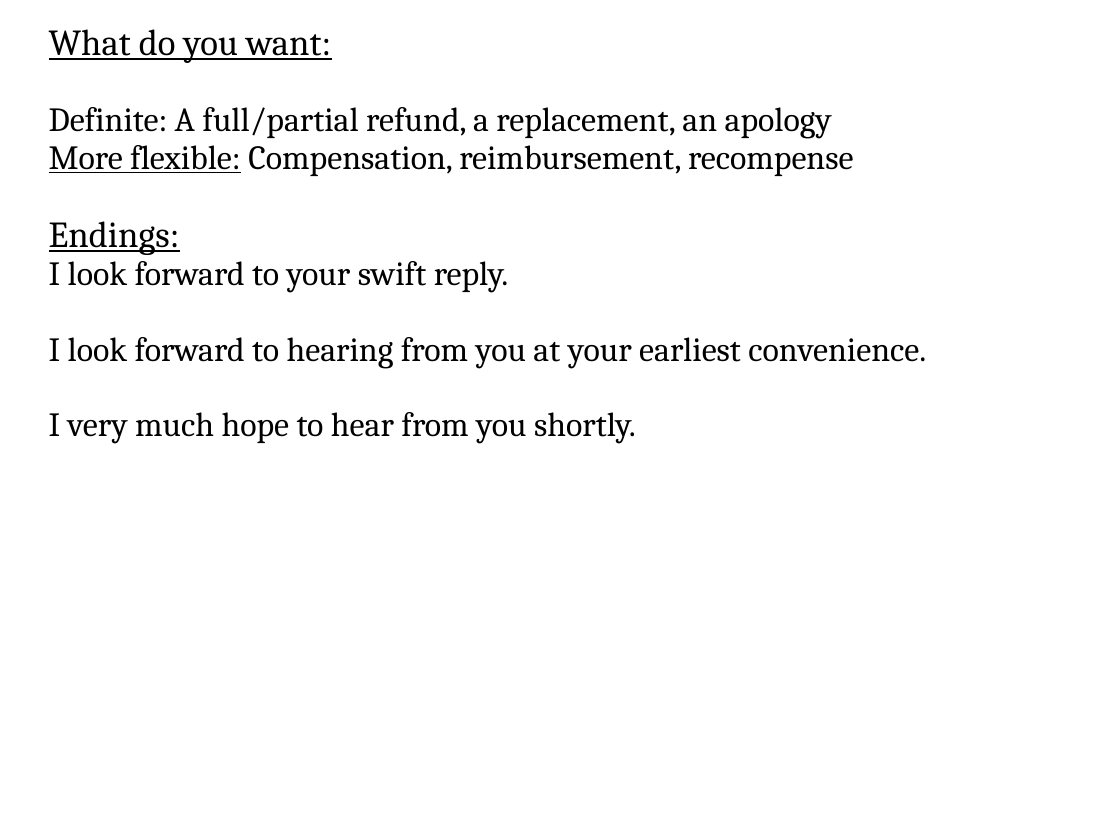
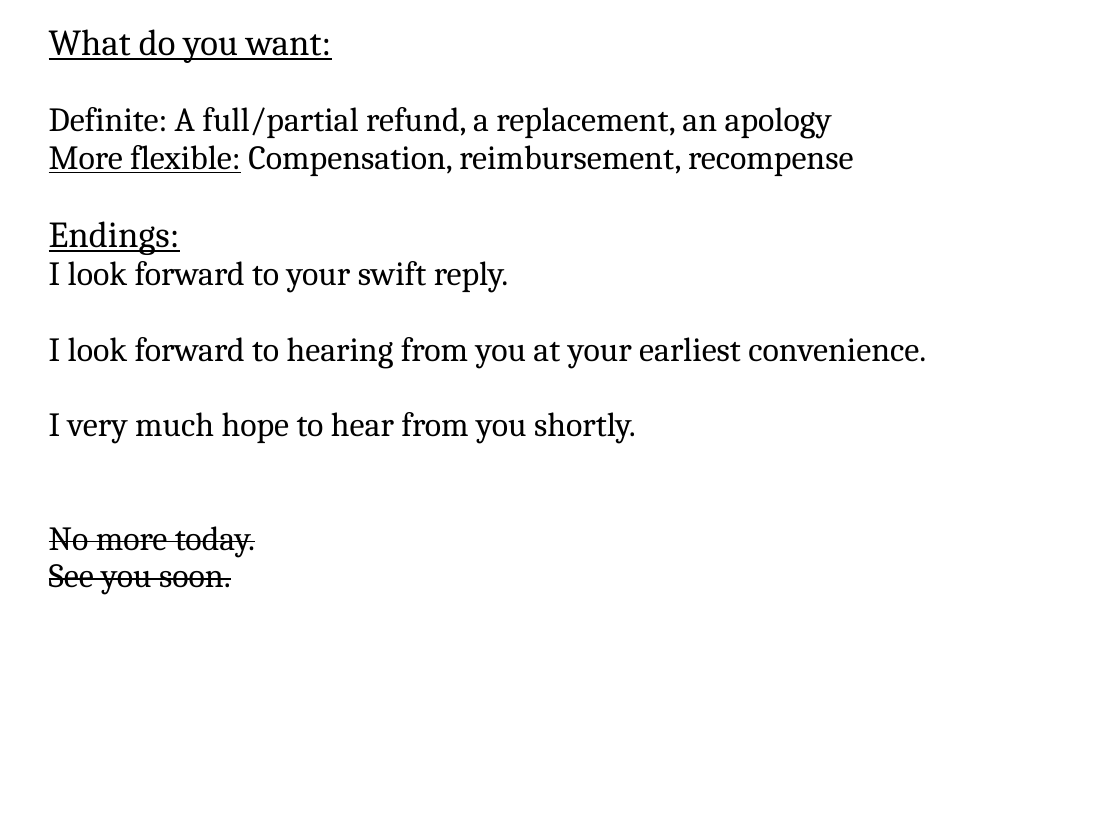
Before and after one commit to ADILp6/IBIT, a slide deck: slide 10 of Sunday_Tuesday_Thursday/Class_9_28_February_2019/FormalInformalLetter.odp (slide 5 before the commit). Drawn at 1120x840 pixels with LibreOffice and Linux fonts; fonts in the diff are those of the drawing. Boxes give left, top, right and bottom in pixels: in the first picture for what was removed or moved away, otherwise in the second. Text is boxed around its words. In the diff, an @@ line names an element or a change of style, - is before the commit and + after.

```diff
--- a/Sunday_Tuesday_Thursday/Class_9_28_February_2019/FormalInformalLetter.odp
+++ b/Sunday_Tuesday_Thursday/Class_9_28_February_2019/FormalInformalLetter.odp
@@ text in free at (49,526,255,595): paragraphs added @@
+No more today.
+See you soon.
```
Also in this commit, not shown: 1 other slide changed, 7 slides added, 1 slide removed, 37 other files.
